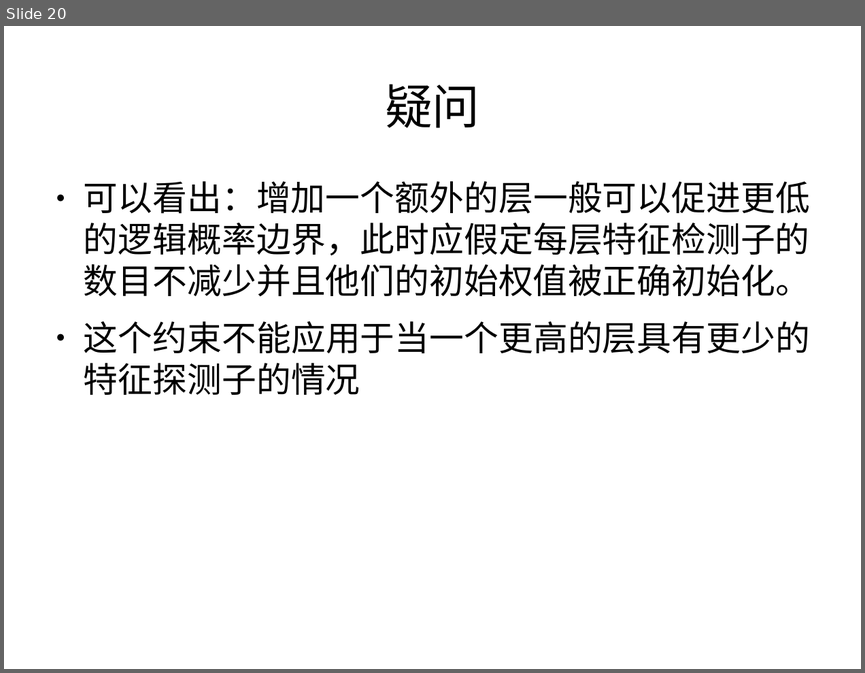
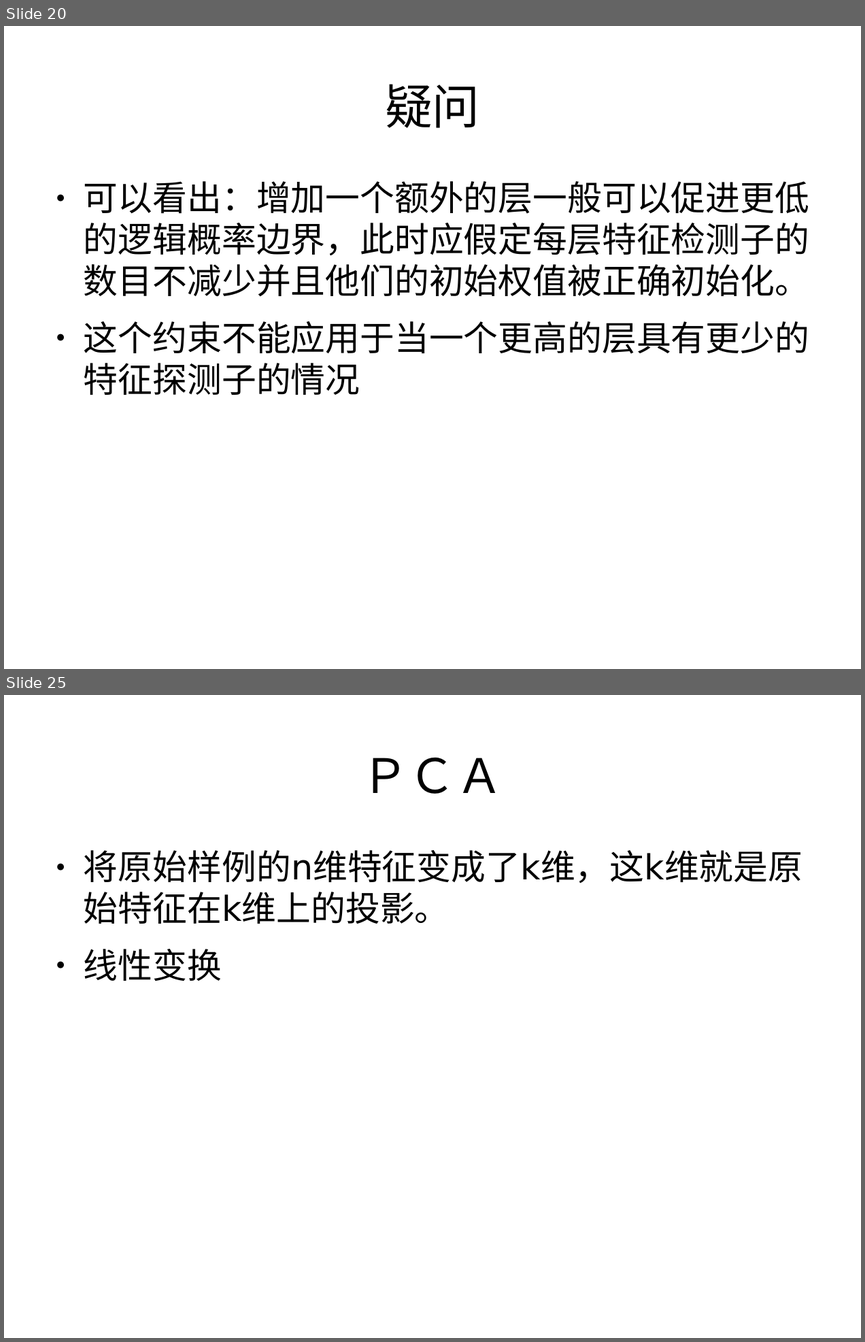
Before and after one commit to Mch233/Mch, a slide deck: work/ｐｐｔ２００６.odp. Shown one above the other, each under a label of ours: slide 20 before the commit, slides 20 and 25 after it; the slides between them are not shown. The pictures are 865x673 and 865x1342 pixels, drawn with LibreOffice and Linux fonts; fonts in the diff are those of the drawing. Boxes give left, top, right and bottom in pixels: in the first picture for what was removed or moved away, otherwise in the second. Text is boxed around its words. In the diff, an @@ line names an element or a change of style, - is before the commit and + after.

```diff
--- a/work/ｐｐｔ２００６.odp
+++ b/work/ｐｐｔ２００６.odp
@@ slide 25 added at [4, 695, 861, 1338], background #FFFFFF @@
@@ title added at [361, 758, 504, 794], 44 pt, text #000000 @@
+ＰＣＡ
@@ text added at [84, 850, 802, 981], 32 pt, text #000000 @@
+● 将原始样例的n维特征变成了k维，这k维就是原始特征在k维上的投影。
+● 线性变换
```
Also in this commit, not shown: 5 other slides added, 11 other files.
